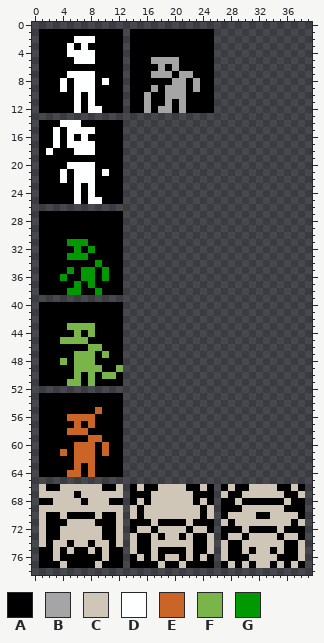
Edited in one commit: sprite sheet (resources/onebit.png). The picture above is the old version.
The file is 40x79 pixels. Colours within 5 levels of each other are drawn and written as one.
Palette (. is transparent): A #000000  B #a6a5a5  C #cfc6b8  D #feffff  E #ca6427  F #7ab549  G #009900
Pixels before (only the part around the change), first column x 0:
 0 ........................................
 1 .AAAAAAAAAAAA.AAAAAAAAAAAA..............
 2 .AAAAADDDAAAA.AAAAAAAAAAAA..............
 3 .AAAADADAAAAA.AAAAAAAAAAAA..............
 4 .AAAADDDDAAAA.AAAAAAAAAAAA..............
 5 .AAAAADDDAAAA.AAABBBBAAAAA..............
 6 .AAAAAAAAAAAA.AAAABABAAAAA..............
 7 .AAAADDDDAAAA.AAABBBABBAAA..............
 8 .AAADADDDADAA.AAAAAABBABAA..............
 9 .AAADADDDAAAA.AAABABBBABAA..............
10 .AAAAADADAAAA.AABAABBBAAAA..............
11 .AAAAADADAAAA.AABAABABAAAA..............
12 .AAAAADADDAAA.AABABBABAAAA..............
13 ........................................
14 .AAADDDAAAAAA...........................
15 .AADADDDDAAAA...........................
16 .AADADADAAAAA...........................
17 .AADADDDDAAAA...........................
18 .ADAAADDDAAAA...........................
19 .AAAAAAAAAAAA...........................
20 .AAAADDDDAAAA...........................
21 .AAADADDDADAA...........................
22 .AAADADDDAAAA...........................
23 .AAAAADADAAAA...........................
24 .AAAAADADAAAA...........................
25 .AAAAADADDAAA...........................
26 ........................................
27 .AAAAAAAAAAAA...........................
28 .AAAAAAAAAAAA...........................
29 .AAAAAAAAAAAA...........................
30 .AAAAAAAAAAAA...........................
31 .AAAAGGGAAAAA...........................
32 .AAAAAGAGAAAA...........................
33 .AAAAGGGAAAAA...........................
34 .AAAAAAAAGAAA...........................
35 .AAAAGAGGAGAA...........................
36 .AAAGAAGGAGAA...........................
37 .AAAAAGAGAAAA...........................
38 .AAAAGGAAGAAA...........................
39 ........................................
40 .AAAAAAAAAAAA...........................
41 .AAAAAAAAAAAA...........................
42 .AAAAAAAAAAAA...........................
43 .AAAAFFFFAAAA...........................
44 .AAAAAFAFAAAA...........................
45 .AAAFFFFAAAAA...........................
46 .AAAAAAAFFAAA...........................
47 .AAAAAFFFAFAA...........................
48 .AAAFAFFFAAAA...........................
49 .AAAAAFFFFAAF...........................
50 .AAAAAFAFAFFA...........................
51 .AAAAFFAFAAAA...........................
52 ........................................
53 .AAAAAAAAAAAA...........................
54 .AAAAAAAAAAAA...........................
55 .AAAAAAAAEAAA...........................
56 .AAAAEEEEAAAA...........................
57 .AAAAAEAEAAAA...........................
58 .AAAAEEEAAAAA...........................
59 .AAAAAAAEEAAA...........................
60 .AAAAAEEEAEAA...........................
61 .AAAEAEEEAEAA...........................
62 .AAAAAEEEAAAA...........................
63 .AAAAAEAEAAAA...........................
64 .AAAAEEAEAAAA...........................
65 ........................................
66 .CAACCCCCCAAC.ACAACCCCAACA.ACAACCCCAACA.
67 .CCCCCACCCCCC.AAACCCCCCAAA.CAACCCCCCAAC.
68 .AACCCCACCCAA.ACACCCCCCACA.AACAAAAAACAA.
69 .CCCCCCCCCCCC.CACCCCCCCCAC.AAACCCCCCAAA.
70 .CAACAAAACAAC.CACCCCCCCCAC.ACCCCAACCCCA.
71 .CAAACCCCAAAC.AAACAAAACAAA.CACCCCCCCCAC.
72 .CAACCCCCCAAC.ACCACCCCACCA.AAACAAAACAAA.
73 .CAACCCCCCAAC.CAACACCACAAC.ACCACCCCACCA.
74 .CACCACCACCAC.CAACCCCCCAAC.CAACCCCCCAAC.
75 .AACACAACACAA.CAACAAAACAAC.CAACACCACAAC.
76 .AACAAAAAACAA.ACACACCACACA.CAAACCCCAAAC.
77 .AAACAAAACAAA.AAAACAACAAAA.ACACACCACACA.
78 ........................................
After the commit:
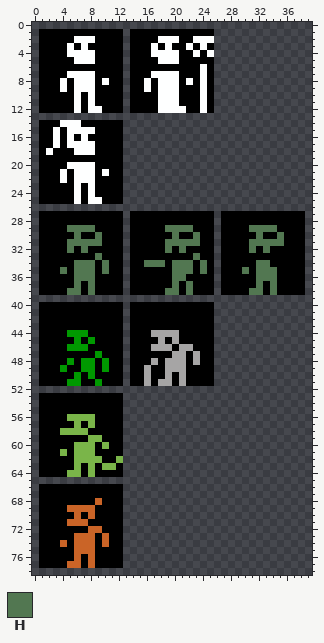
Colours new in this view: H #527751
Edits made:
Changed rows in their new state; - is an unchanged pixel.
first column x 16:
 2 --DDD--DDD
 3 -D-D--D-D-
 4 -DDDD--D-D
 5 -ADDD-----
 6 --A-A---D-
 7 -DDDDAA-D-
 8 D-DDDADAD-
 9 DADDDA-AD-
10 A-DDDA--D-
11 A-DDDA--D-
12 A-DDDD--D-
first column x 4:
27 ----------AAAAAAAAAAAA-AAAAAAAAAAAA
28 ----------AAAAAAAAAAAA-AAAAAAAAAAAA
29 -HHHH-----AAAAAHHHHAAA-AAAAHHHHAAAA
30 --H--H----AAAAAAHAAHAA-AAAAAHAAHAAA
31 -HHHHH----AAAAAHHHHHAA-AAAAHHHHHAAA
32 -HAHA-----AAAAAHAHAAAA-AAAAHAHAAAAA
33 -AAA-H----AAAAAAAAAHAA-AAAAAAAAAAAA
34 --HHHAH---AAHHHAHHHAHA-AAAAAHHAAAAA
35 HAHHH-H---AAAAAAHHHAHA-AAAHAHHHAAAA
36 A-HHH-A---AAAAAAHHAAAA-AAAAAHHHAAAA
37 --H-H-----AAAAAAHAHAAA-AAAAAHAHAAAA
38 -HH-HA----AAAAAHHAHAAA-AAAAHHAHAAAA
40 ----------AAAAAAAAAAAA-------------
41 ----------AAAAAAAAAAAA-------------
42 ----------AAAAAAAAAAAA-------------
43 -AAAA-----AAAAAAAAAAAA-------------
44 -GGGA-----AAABBBBAAAAA-------------
45 AAGAG-----AAAABABAAAAA-------------
46 -GGGAA----AAABBBABBAAA-------------
47 --AAAGA---AAAAAABBABAA-------------
48 AGAGG-G---AAABABBBABAA-------------
49 G-AGGAG-A-AABAABBBAAAA-------------
50 --G-G-AA--AABAABABAAAA-------------
51 -GG-AG----AABABBABAAAA-------------
first column x 1:
55 --------A-----------------------------
56 ----FFFF------------------------------
57 -----F-F------------------------------
58 ---FFFF-------------------------------
59 -------FF-----------------------------
60 -----FFF-F----------------------------
61 ---F-FFF-A----------------------------
62 -----FFFF--F--------------------------
63 -----F-F-FF---------------------------
64 ----FF-F------------------------------
66 A--AAAAAA--A-............-............
67 AAAAA-AAAAAA-............-............
68 --AAAA-AEA---............-............
69 AAAAEEEEAAAA-............-............
70 A--A-E-EA--A-............-............
71 A---EEEA---A-............-............
72 A--AAAAEE--A-............-............
73 A--AAEEEAE-A-............-............
74 A-AE-EEEAE-A-............-............
75 --A-AEEE-A---............-............
76 --A--E-E-A---............-............
77 ---AEE-EA----............-............
